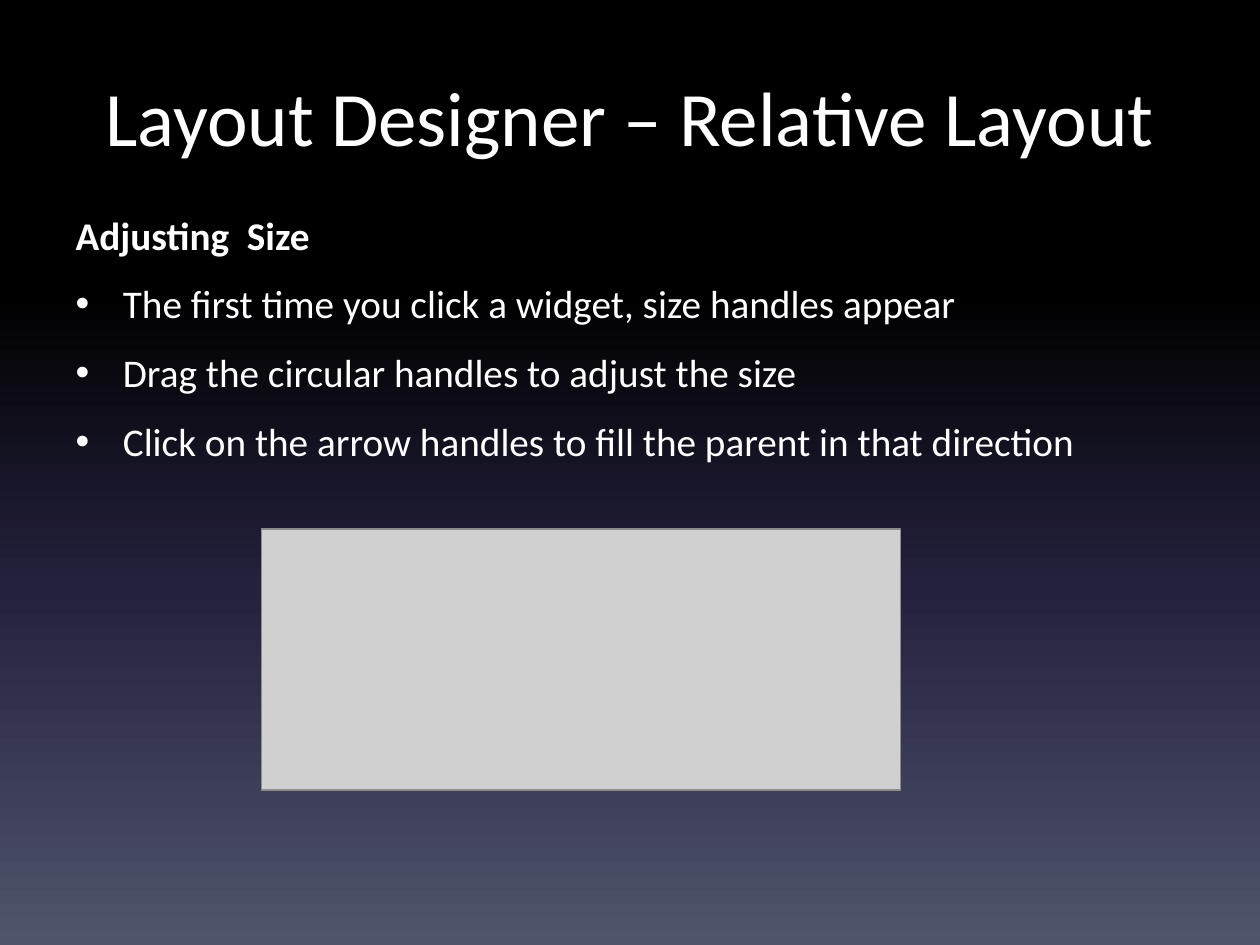
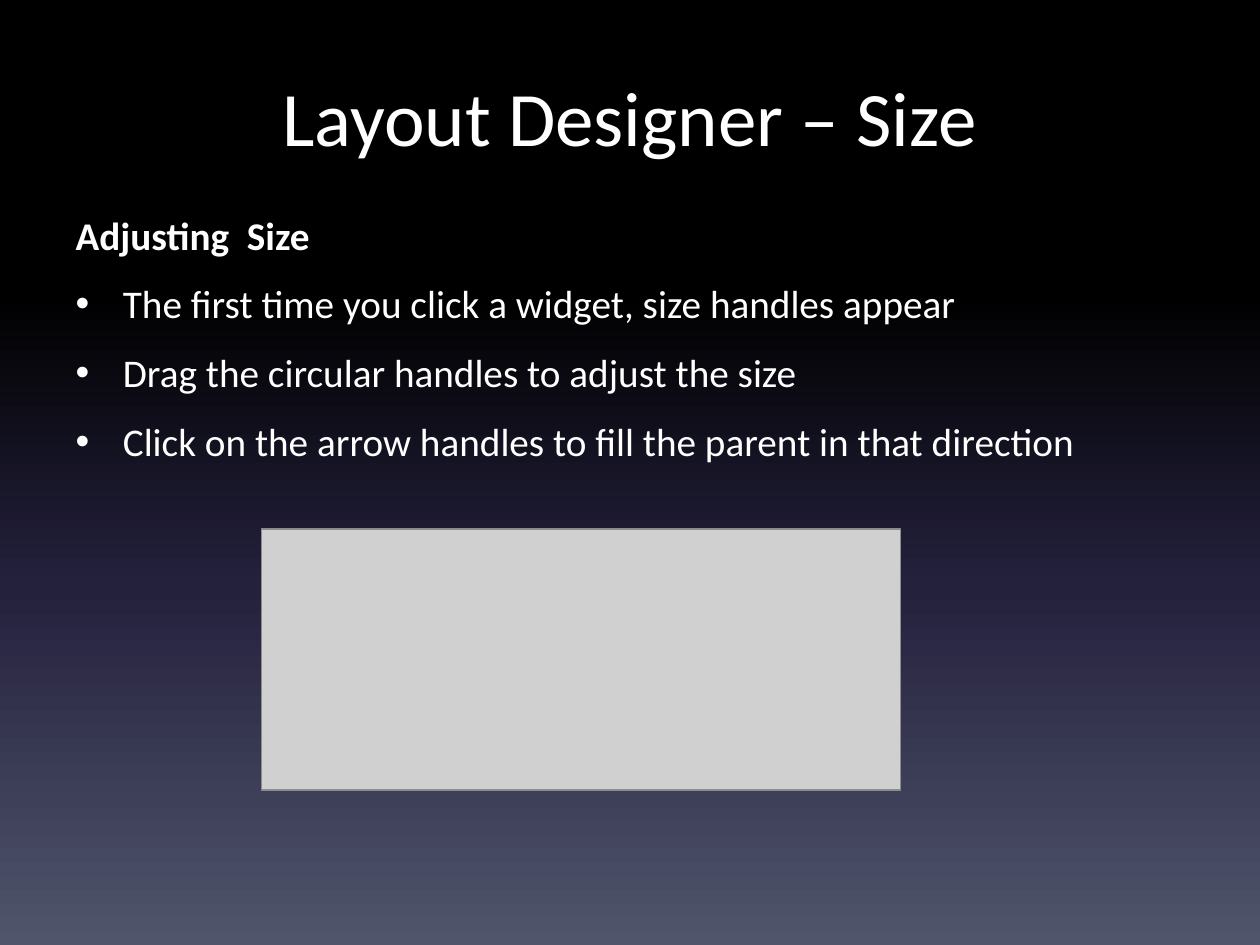
Before and after one commit to LCC-CIT/CS235AM-CourseMaterials, a slide deck: slide 15 of Slides/Wk4Day1-UI Layouts and Orientation.pptx (slide 14 before the commit). Drawn at 1260x945 pixels with LibreOffice and Linux fonts; fonts in the diff are those of the drawing; grey boxes stand for pictures. Boxes give left, top, right and bottom in pixels: in the first picture for what was removed or moved away, otherwise in the second. Text is boxed around its words. In the diff, an @@ line names an element or a change of style, - is before the commit and + after.

Commit message:
Finished section on the relative layout designer

```diff
--- a/Slides/Wk4Day1-UI Layouts and Orientation.pptx
+++ b/Slides/Wk4Day1-UI Layouts and Orientation.pptx
@@ title at [282, 93, 976, 160]: text changed @@
-Layout Designer – Relative Layout
+Layout Designer – Size
```
Also in this commit, not shown: 2 other slides changed, 1 slide added, 1 other file.
